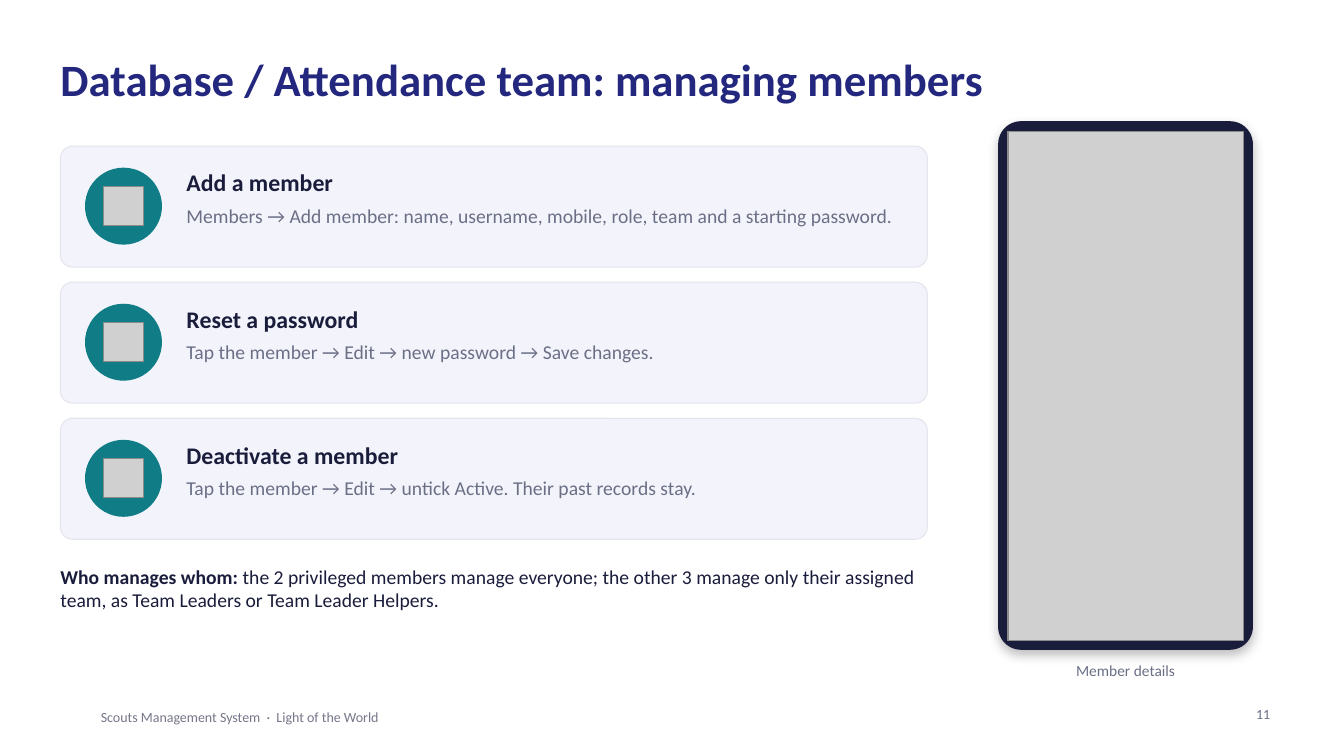
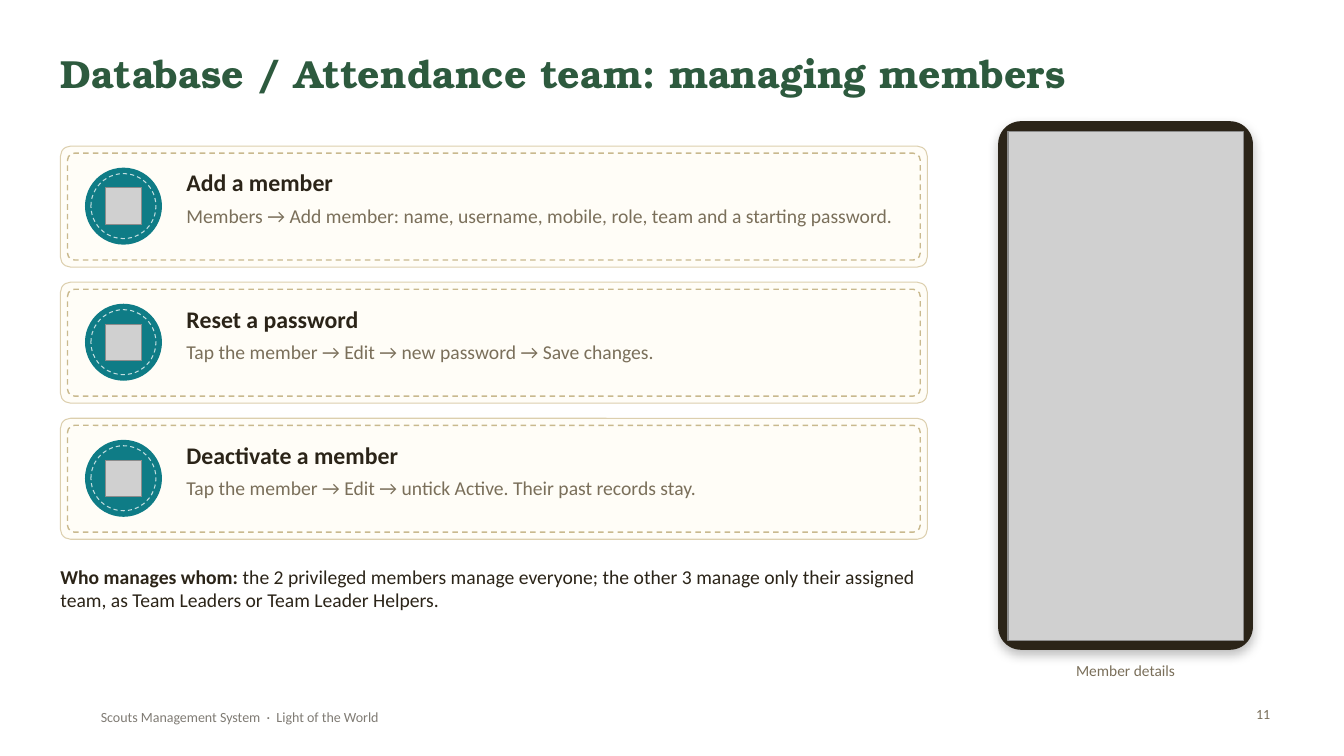
Before and after one commit to SamuelAtef123/Scouts-Management-System-Web-App, a slide deck: slide 11 of docs/Scouts-Project-Presentation.pptx. Drawn at 1344x756 pixels with LibreOffice and Linux fonts; fonts in the diff are those of the drawing; grey boxes stand for pictures; background and template pictures are left out. Boxes give left, top, right and bottom in pixels: in the first picture for what was removed or moved away, otherwise in the second. Text is boxed around its words. In the diff, an @@ line names an element or a change of style, - is before the commit and + after.

Commit message:
Restyle the report and presentation in the scout field-kit theme
- New screenshots of the app in the new design
- PDF: canvas and khaki, forest green, stitched badges and cards, rope dividers,
  torn-paper cover with map lines, slab headings
- Presentation: same theme with map-line background, rope dividers,
  stitched cards and badges, Rockwell headings

```diff
--- a/docs/Scouts-Project-Presentation.pptx
+++ b/docs/Scouts-Project-Presentation.pptx
@@ title "Database / Attendance team: managing ..." at [60,58,1066,98]: size 32 to 28 pt, font Calibri to TeX Gyre Bonum, text colour #23277D to #2D5A3E @@
@@ rounded rectangle at [999,122,1252,649]: fill #1A1C3B to #2B2418; outline #1A1C3B 1 pt to #2B2418 1 pt @@
@@ rounded rectangle added at [68,153,921,260], outline #C9B98E 1 pt dashed @@
@@ ellipse added at [91,173,156,239], outline #FFFFFF 0.75 pt dashed @@
@@ rounded rectangle added at [68,289,921,396], outline #C9B98E 1 pt dashed @@
@@ ellipse added at [91,310,156,375], outline #FFFFFF 0.75 pt dashed @@
@@ fill #F3F4FB to #FFFDF7; outline #E3E4EE 0.75 pt to #DCCFAE 0.75 pt; proportions changed in 3 elements at [60,146,928,267], [60,282,928,403], [60,418,928,539] @@
@@ rounded rectangle added at [68,425,921,532], outline #C9B98E 1 pt dashed @@
@@ ellipse added at [91,446,156,511], outline #FFFFFF 0.75 pt dashed @@
@@ text colour #1A1C3B to #2B2418 in 4 elements at [186,174,333,191], [186,311,359,332], [186,447,398,464], [60,570,914,610] @@
@@ text "Scouts Management System · Light ..." at [101,712,379,725]: text colour #1A1C3B at 60% opacity to #2B2418 at 60% opacity @@
@@ text colour #6B6F86 to #7A6F5A in 5 elements at [186,209,892,227], [186,345,654,363], [186,481,695,498], [1076,665,1175,676], [1256,710,1270,719] @@
```
Also in this commit, not shown: 13 other slides changed, 12 other files.
